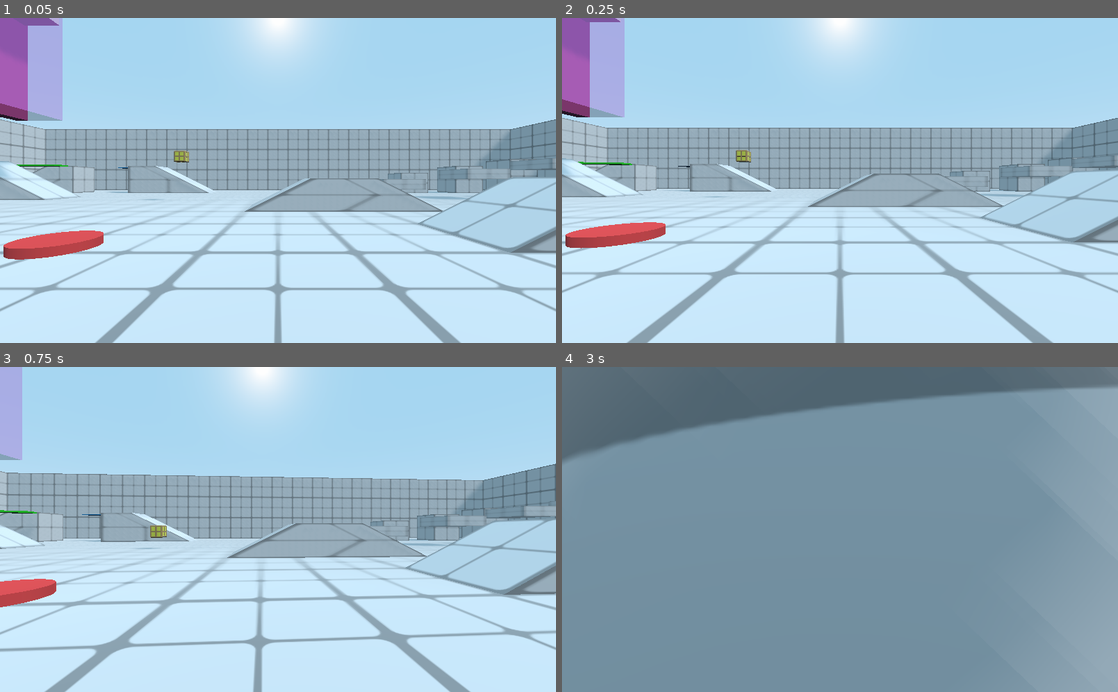
Above: before the commit, frames 1-4 (two rows, left to right).
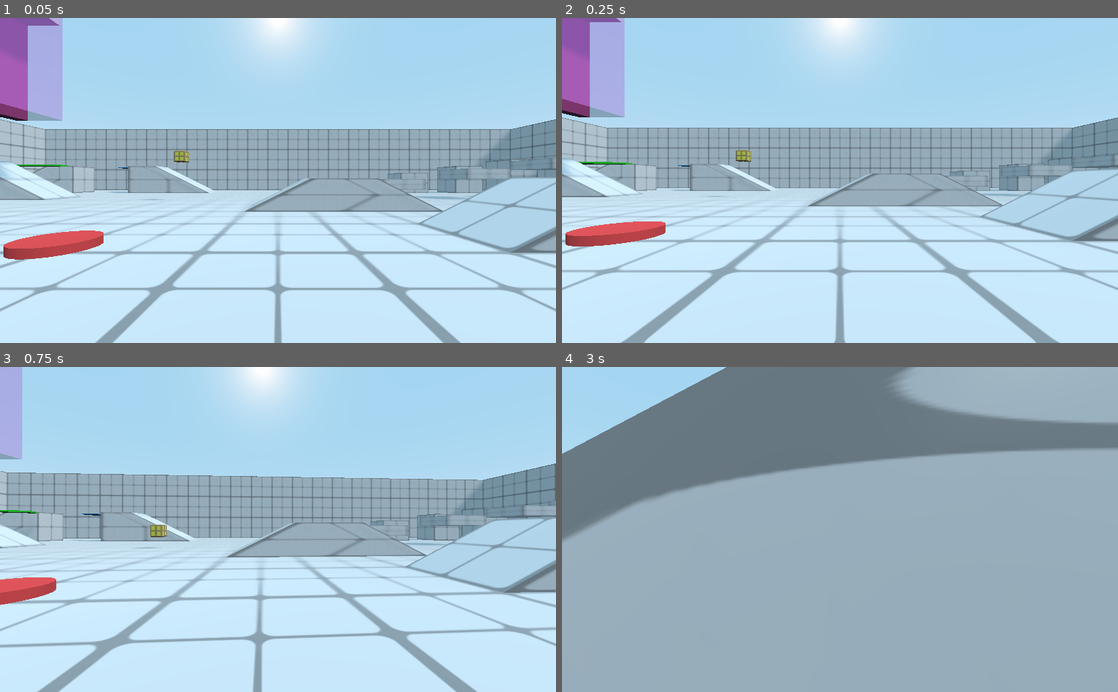
Above: after the commit, the same moments.

Repository: babypandabear3/bpb_fps_controller
Game: Godot game, scene res://demo/demo_scene.tscn
The game is run twice, just before and just after one commit, with the same random seed, the same clock (stepped at 60 frames per second) and the same inputs.
Inputs (mouse positions are in pixels of both pictures, inside the frame that each line leads up to):
- Up to frame 1 (0.05 s): no input
- Up to frame 2 (0.25 s): no input
- Up to frame 3 (0.75 s): move the mouse to (305, 529) at 0.52 s; hold W (movement_forward) from 0.53 s (still down); tap F (action_activate) at 0.6 s
- Up to frame 4 (3 s): keep holding W (movement_forward); tap Space (movement_jump) at 0.77, 1.52 s; move the mouse to (812, 529) at 1.27 s; tap C (action_crouch_toggle) at 1.35 s; move the mouse to (851, 523) at 2.02 s; press the mouse at (851, 523) at 2.03 s; move the mouse to (834, 536) at 2.77 s; release the mouse at (834, 536) at 2.78 s; right-click (834, 536) at 2.85 s

Frame 1 is identical in both runs. In frame 2, 5.4% of the frame differs, in the area x 0-100%, y 0-100%; in frame 3, 7.6%; in frame 4, 82%.

Commit message:
fix climbing stair

Diff:
--- a/demo/demo_scene.tscn
+++ b/demo/demo_scene.tscn
@@ -8,6 +8,7 @@
 [ext_resource path="res://player_controller/system/wind_tunnel.tscn" type="PackedScene" id=6]
 [ext_resource path="res://player_controller/system/Signal_out.tscn" type="PackedScene" id=7]
 [ext_resource path="res://demo/jump_pad.tscn" type="PackedScene" id=8]
+[ext_resource path="res://player_controller/Camera_addon.tscn" type="PackedScene" id=9]
 [ext_resource path="res://player_controller/GameLogic_addon.tscn" type="PackedScene" id=10]
 [ext_resource path="res://demo/sphere_gravity.tscn" type="PackedScene" id=11]
 [ext_resource path="res://demo/local_down_gravity.tscn" type="PackedScene" id=12]
@@ -42,6 +43,12 @@
 [node name="wind_tunnel" parent="testmap" instance=ExtResource( 6 )]
 transform = Transform( -4.37114e-08, 0, -1, 0, 1, 0, 1, 0, -4.37114e-08, -27.959, 1.89142, 36.4215 )
 
+[node name="sphere_gravity" parent="testmap" instance=ExtResource( 11 )]
+transform = Transform( 1, 0, 0, 0, 1, 0, 0, 0, 1, 0, 16.7464, 23.2433 )
+
+[node name="local_down_gravity" parent="testmap" instance=ExtResource( 12 )]
+transform = Transform( -4.37114e-08, 1, 0, -1, -4.37114e-08, 0, 0, 0, 1, -22.0718, 12.0358, -10 )
+
 [node name="DirectionalLight" type="DirectionalLight" parent="."]
 transform = Transform( 0.477067, -0.597352, 0.644653, 0, 0.733504, 0.679685, -0.878867, -0.324255, 0.349931, 0, 30.5044, 0 )
 light_energy = 0.5
@@ -68,11 +75,9 @@
 [node name="Player" parent="." instance=ExtResource( 2 )]
 transform = Transform( 1, 0, 0, 0, 1, 0, 0, 0, 1, 0, 1.7, 0 )
 
+[node name="Camera_addon" parent="." instance=ExtResource( 9 )]
+follow_target = NodePath("../Player")
+
 [node name="GameLogic_addon" parent="." instance=ExtResource( 10 )]
 path_body = NodePath("../Player")
-
-[node name="sphere_gravity" parent="." instance=ExtResource( 11 )]
-transform = Transform( 1, 0, 0, 0, 1, 0, 0, 0, 1, 0, 16.7464, 23.2433 )
-
-[node name="local_down_gravity" parent="." instance=ExtResource( 12 )]
-transform = Transform( -4.37114e-08, 1, 0, -1, -4.37114e-08, 0, 0, 0, 1, -22.0718, 12.0358, -10 )
+path_camera = NodePath("../Camera_addon")
--- a/player_controller/Player.gd
+++ b/player_controller/Player.gd
@@ -299,12 +299,16 @@
 	var ret = false
 	if ray_stair2.is_colliding() and velocity_h.length() > 0.1:
 		if ray_stair1.is_colliding():
-			var d1 = ray_stair1.global_transform.origin.distance_to(ray_stair1.get_collision_point())
-			var d2 = ray_stair2.global_transform.origin.distance_to(ray_stair2.get_collision_point())
-			if d1 - d2 > 0.1:
-				ret = true
+			var angle = rad2deg( ray_stair1.get_collision_normal().angle_to(-gravity_vector) )
+			if angle > 80.0:
+				var d1 = ray_stair1.global_transform.origin.distance_to(ray_stair1.get_collision_point())
+				var d2 = ray_stair2.global_transform.origin.distance_to(ray_stair2.get_collision_point())
+				if (d1 - d2) > 0.1:
+
+					ret = true
 		else:
 			ret = true
+
 	return ret
 
 func body_height_crouch():
@@ -399,10 +403,10 @@
 		velocity_h = prev_vel_h
 
 	#ROTATE ROOT RAY STAIR
-	if velocity_h.length() > 0.5:
-		var look_at_target = root_ray_stair.global_transform.origin + velocity_h
-		if not look_at_target.is_equal_approx(root_ray_stair.global_transform.origin):
-			root_ray_stair.look_at(look_at_target, -gravity_vector)
+
+	var look_at_target = root_ray_stair.global_transform.origin + velocity_h.slide(-gravity_vector)
+	if not look_at_target.is_equal_approx(root_ray_stair.global_transform.origin):
+		root_ray_stair.look_at(look_at_target, -gravity_vector)
 
 	#DISABLE SNAP WHEN CLIMBING STAIR OR BEING AIR BORNE FOR TOO LONG
 	climb_stair = try_climb_stairs()
@@ -470,7 +474,7 @@
 
 	#CLIMB STAIR
 	if climb_stair:
-		var climb_stair_vec = ((velocity_h * Vector3(1,0,1)).normalized() + (-gravity_vector)).normalized() * 0.1
+		var climb_stair_vec = ((velocity_h * Vector3(1,0,1)).normalized() + (-gravity_vector)).normalized() * 0.2
 		var _ret = move_and_collide(climb_stair_vec, false)
 
 	prev_vel_h = velocity_h
Not shown: 1 places in demo/demo_scene.tscn that only renumber resources
